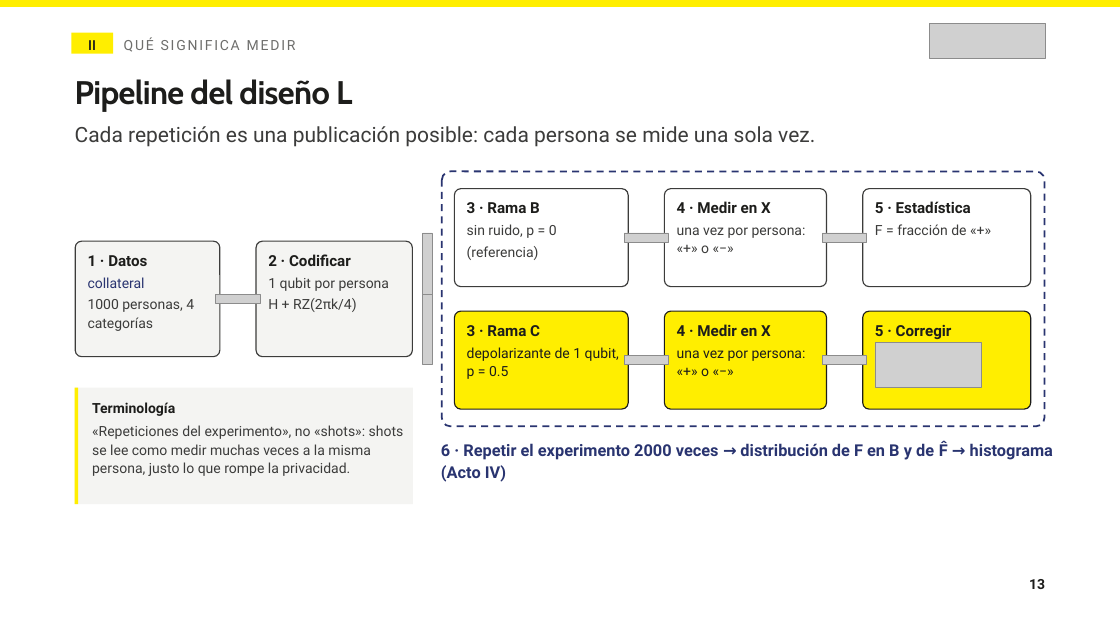
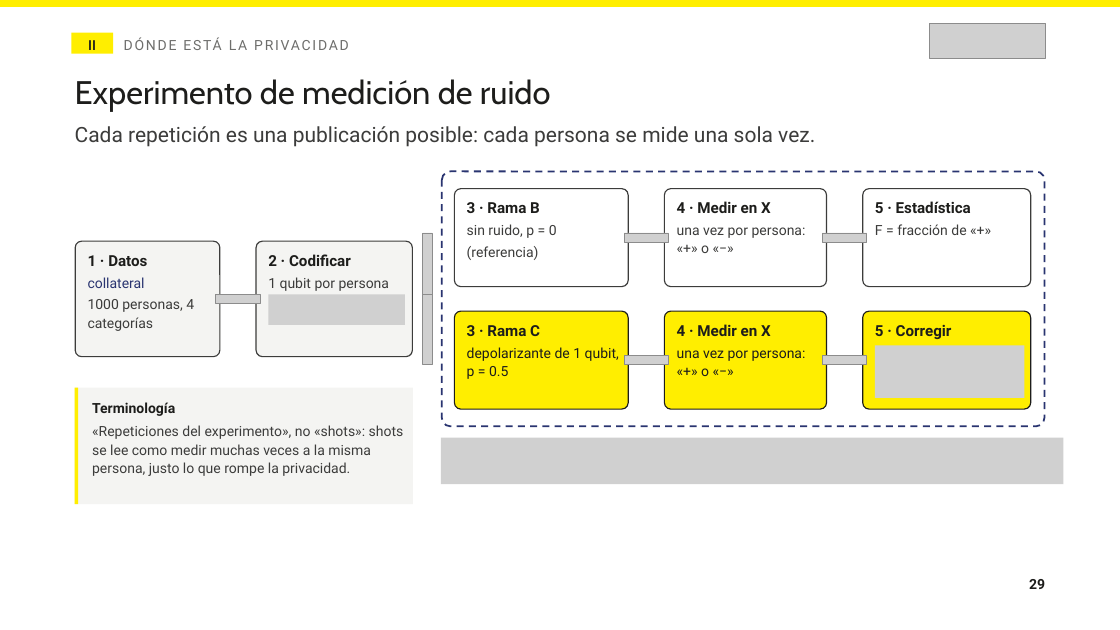
Before and after one commit to tomasSiSa18/TesisPregrado, a slide deck: slide 28 of PresentacionSemana10/Avances semana 10.pptx (slide 13 before the commit). Drawn at 1120x630 pixels with LibreOffice and Linux fonts; fonts in the diff are those of the drawing; grey boxes stand for pictures; background and template pictures are left out. Boxes give left, top, right and bottom in pixels: in the first picture for what was removed or moved away, otherwise in the second. Text is boxed around its words. In the diff, an @@ line names an element or a change of style, - is before the commit and + after.

```diff
--- a/PresentacionSemana10/Avances semana 10.pptx
+++ b/PresentacionSemana10/Avances semana 10.pptx
@@ title at [75, 79, 551, 112]: text changed; bold off @@
-Pipeline del diseño L
+Experimento de medición de ruido
@@ text removed at [268, 298, 357, 312] @@
-H + RZ(2πk/4)
@@ picture added at [268, 295, 404, 325] @@
@@ picture: place and size @@
-picture at [875, 343, 982, 387]
+picture at [875, 345, 1025, 397]
@@ text removed at [441, 441, 1053, 482] @@
-6 · Repetir el experimento 2000 veces → distribución de F en B y de F̂ → histograma (Acto IV)
@@ picture added at [441, 438, 1064, 484] @@
@@ text at [268, 462, 350, 476]: text changed @@
-QUÉ SIGNIFICA MEDIR
+DÓNDE ESTÁ LA PRIVACIDAD
@@ text at [1029, 579, 1045, 589]: text changed @@
-13
+29
```
Also in this commit, not shown: 36 other slides changed, 6 slides added, 2 slides removed, 1 other file.
